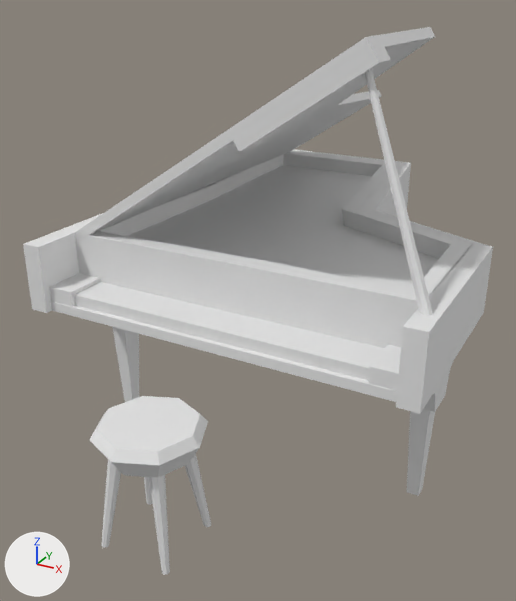
Renders of the Blender file assets/models/vestiges/5_piano/5_piano.blend from each side of a commit.
Rendered twice from a 50 mm lens placed at (2.8, -5.44, 2.36), pointed at (-0.27, 0.14, -0.43). Arrows for +X, +Y and +Z are at lower left; the lights stay in place. The older version comes first.

In view in the first picture: 'keyboard', 'keyboard_base', 'leg_base_2', 'piano_body', 'piano_body_border', 'piano_border', 'piano_lid', 'rod', 'seat', 'seat_legs', 'side_padding', 'support_leg_2'.
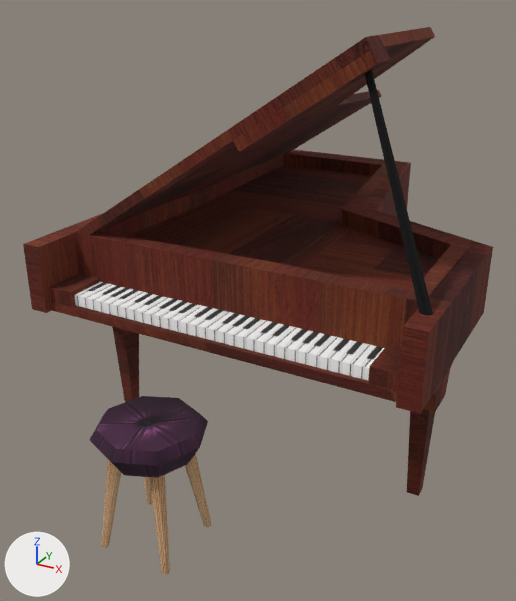
Where the change shows, as pixel boxes [x1, y1, x2, y2] in the pictures (516 x 601 px):
'piano_body', recoloured (white to red): [129, 165, 439, 292] in both
'piano_lid', recoloured (white to red): [75, 27, 435, 242] in both
'piano_border', recoloured: [23, 149, 493, 414] in both
'keyboard', recoloured (white to grey): [74, 282, 384, 380] in both
'seat', recoloured, surface changed (white to purple): [90, 396, 208, 478] in both
'keyboard_base', recoloured: [51, 301, 397, 402] in both
'support_leg_2', recoloured: [112, 327, 435, 496] in both
'seat_legs', recoloured, surface changed (white to brown): [101, 453, 211, 575] in both
'rod', recoloured (white to black): [365, 70, 433, 316] in both
'side_padding', recoloured: [49, 273, 401, 391] in both
'leg_base_2', recoloured (white to brown): [424, 364, 452, 412] in both
part 1 of me_cube_009, added (brown): after [74, 152, 473, 301]
part 2 of me_cube_009, recoloured (white to red): before [74, 152, 473, 348]; after [75, 233, 418, 348]

Edits to the bpy script that builds the scene:
```text
Change me_cube_001:
    where me_cube_001.from_pydata(...)  # 16 vertices, 14 faces; spans x -1.54..1.75, y -1.68..2.42, z -0.19..0.2
    add me_cube_001.materials.append(mat_piano_wood)  # picture img_piano_wood_png
Change me_cube_003:
    where me_cube_003.from_pydata(...)  # 8 vertices, 6 faces; spans x -1.65..1.63, y -0.47..0.44, z -0.04..0.04
    add me_cube_003.materials.append(mat_piano_wood)  # picture img_piano_wood_png
Change me_cube_005:
    where me_cube_005.from_pydata(...)  # 30 vertices, 28 faces; spans x -2.81..0.81, y -2.28..2.45, z -0.31..0.31
    add me_cube_005.materials.append(mat_piano_wood)  # picture img_piano_wood_png
Change me_cube_006:
    where me_cube_006.from_pydata(...)  # 26 vertices, 24 faces; spans x -1.51..1.35, y -1.16..2.96, z -0.98..0.89
    add me_cube_006.materials.append(mat_piano_wood)  # picture img_piano_wood_png
Change me_cube_007:
    where me_cube_007.from_pydata(...)  # 8 vertices, 6 faces; spans x -0.144..0.142, y -0.459..0.44, z -0.044..0.107
    add me_cube_007.materials.append(mat_piano_wood)  # picture img_piano_wood_png
Change me_cube_008:
    remove me_cube_008.from_pydata(...)  # 8 vertices, 6 faces; spans x -1.65..1.63, y -0.44..0.44, z -0.04..0.09
    add me_cube_008.from_pydata(...)  # 8 vertices, 6 faces; spans x -1.42..1.68, y -0.44..0.44, z -0.04..0.09
    edits to the shape of me_cube_008 do not show in these pictures
    add me_cube_008.materials.append(mat_keyboard)  # picture img_keyboard_png
Change me_cube_009:
    remove me_cube_009.from_pydata(...)  # 16 vertices, 11 faces; spans x -1.54..1.75, y -1.75..2.36, z -0.31..0.31
    add me_cube_009.from_pydata(...)  # 32 vertices, 30 faces; spans x -1.54..1.75, y -1.75..2.36, z -0.31..0.31
    me_cube_009 part 1
    16 vertices are added at x -1.42..1.64, y -1.63..2.25, z -0.2..0.31
    19 new faces join them
    me_cube_009 part 2: 11 faces spanning x -1.54..1.75, y -1.75..2.36, z -0.31..0.31 switch from no material to mat_piano_wood (picture img_piano_wood_png)
Change me_cylinder:
    where me_cylinder.from_pydata(...)  # 16 vertices, 10 faces; spans x -0.39..0.4, y -0.21..0.19, z -0.91..0.9
    add me_cylinder.materials.append(mat_rod)  # black #000000
Change me_cube_010:
    where me_cube_010.from_pydata(...)  # 16 vertices, 14 faces; spans x -0.13..0.13, y -0.79..0.79, z -0.44..0.04
    add me_cube_010.materials.append(mat_piano_wood)  # picture img_piano_wood_png
Change me_cube_014:
    where me_cube_014.from_pydata(...)  # 8 vertices, 6 faces; spans x -0.088..0.088, y -0.132..0.132, z -0.268..0.881
    add me_cube_014.materials.append(mat_piano_wood)  # picture img_piano_wood_png
Change me_cylinder_001:
    where me_cylinder_001.from_pydata(...)  # 24 vertices, 18 faces; spans x -0.429..0.429, y -0.429..0.429, z -0.092..0.164
    me_cylinder_001 part 3: texture (UV) coordinates of 18 of 18 faces, centred in x -0.342..0.342, y -0.342..0.342, z -0.092..0.164, changed; they spanned u 0.0..1.0, v 0.01..1.0 and now span u 0.02..0.54, v 0.1..1.0
    add me_cylinder_001.materials.append(mat_seat)  # picture img_seat_webp
Change me_cylinder_005:
    where me_cylinder_005.from_pydata(...)  # 16 vertices, 10 faces; spans x -0.145..0.061, y -0.144..0.061, z -0.283..0.613
    me_cylinder_005 part 4: texture (UV) coordinates of 10 of 10 faces, centred in x -0.115..0.0, y -0.114..0.0, z -0.283..0.613, changed; they spanned u 0.0..1.0, v 0.01..1.0 and now span u 0.0..0.53, v 0.0..1.0
    add me_cylinder_005.materials.append(mat_seat_legs)  # picture img_panel_oak_jpg
Change ob_piano_body_border:
    remove _m = ob_piano_body_border.modifiers.new('Solidify', 'SOLIDIFY')
    remove _m.thickness = 0.2
```
